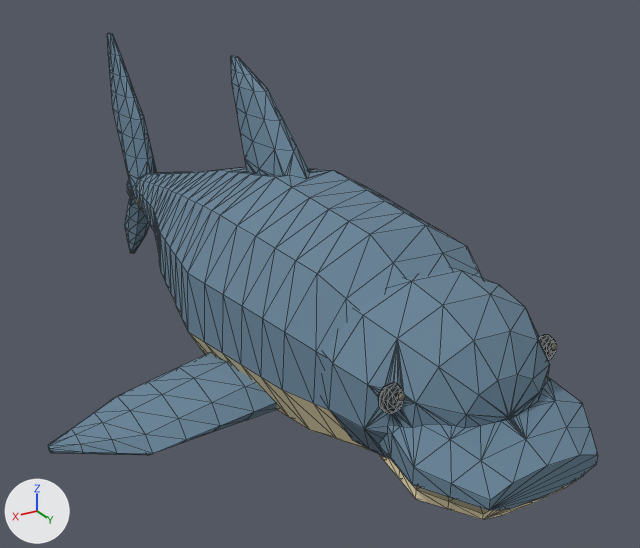
The glTF model public/models/ocean/ReefShark.gltf: old version first, new version second.
Both versions are drawn from a 50 mm lens placed at (4.32, 8.33, 5.62), pointed at (-0.52, 0.26, 1.59). Lighting does not change. The marker at lower left points along +X, +Y and +Z. The first picture is the older version. Mesh edges are drawn as thin lines. Vertices at exactly the same position are counted once.

Objects in the first picture: 'AnimalSkin'.
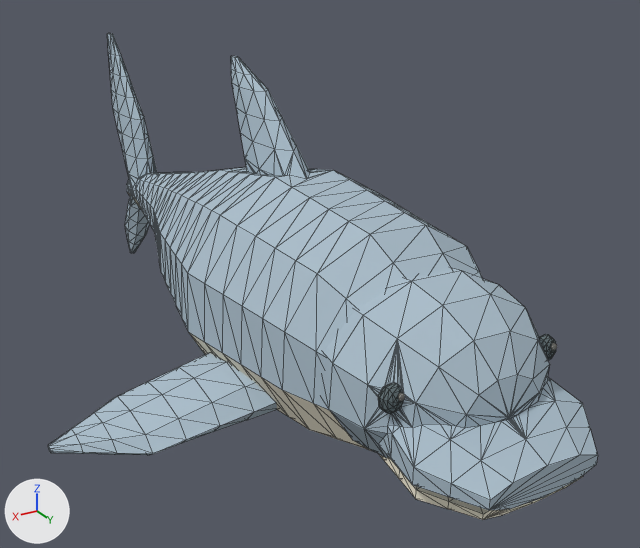
Pixel boxes (x1, y1, x2, y2) of what changed, in the pictures (640 x 548 px):
part 1 of me_reefsharkskin, recoloured (blue to light grey)
    both: (48, 33, 598, 510)
part 2 of me_reefsharkskin, recoloured
    both: (128, 193, 583, 520)
part 3 of me_reefsharkskin, recoloured
    both: (378, 334, 556, 414)

The edits, one by one:
me_reefsharkskin has 1192 vertices, 2364 faces and spans x -2.74..2.74, y -5.05..4.45, z 0.22..3.96.
me_reefsharkskin is used by ob_animalskin; location (0.0, 0.0, 0.0).
me_reefsharkskin part 1: 1533 faces centred in x -2.74..2.74, y -5.04..4.45, z 0.22..3.96 are repainted in the vertex colours; the middle colour goes from blue #668296 to light grey #aabdca.
me_reefsharkskin part 2: 564 faces centred in x -1.14..1.19, y -4.27..4.36, z 0.59..2.11 are repainted in the vertex colours; the middle colour goes from beige #ecdeb5 to pale yellow #f6f0db.
me_reefsharkskin part 3: 267 faces centred in x -0.9..0.9, y 3.46..3.62, z 1.92..2.16 are repainted in the vertex colours; the middle colour goes from black #1e282b to grey #606e72.
